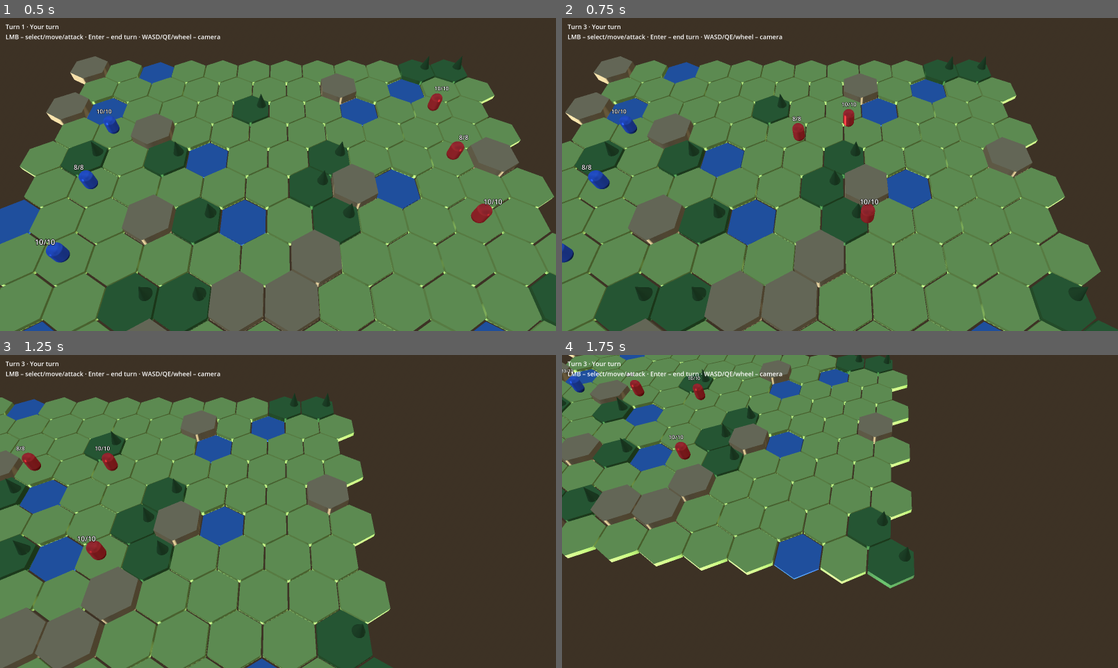
Above: before the commit, frames 1-4 (two rows, left to right).
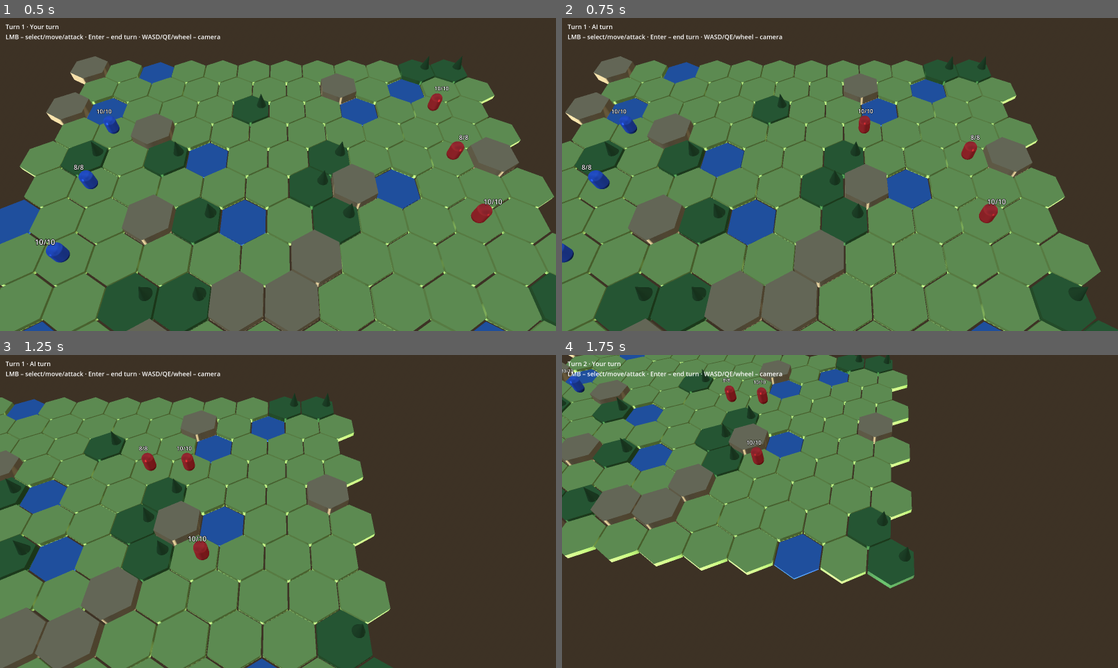
Above: after the commit, the same moments.

Repository: dawidczarczynski/eastern-flank
Game: Godot game, scene res://scenes/battle/battle.tscn
The game is run twice, just before and just after one commit, with the same random seed, the same clock (stepped at 60 frames per second) and the same inputs.
Inputs (mouse positions are in pixels of both pictures, inside the frame that each line leads up to):
- Up to frame 1 (0.5 s): no input
- Up to frame 2 (0.75 s): tap Enter at 0.5, 0.6 s; move the mouse to (962, 158) at 0.52 s; hold D from 0.53 s (still down); click (962, 158) at 0.67 s
- Up to frame 3 (1.25 s): keep holding D
- Up to frame 4 (1.75 s): move the mouse to (728, 527) at 1.27 s; release D at 1.28 s; hold S from 1.28 s (still down); tap Q at 1.35 s

Frame 1 is identical in both runs. In frame 2, 1.0% of the frame differs, in the area x 3-80%, y 2-66%; in frame 3, 1.1%, in the area x 2-38%, y 2-66%; in frame 4, 0.7%.

Commit message:
Play back events sequentially with an event queue (TASK-008)
Co-Authored-By: Claude Opus 5.5 <noreply@anthropic.com>

Diff:
--- a/src/presentation/battle_controller.gd
+++ b/src/presentation/battle_controller.gd
@@ -19,6 +19,11 @@
 var _info_label: Label
 var _hovered_hex: Variant = null  # Vector2i of the tile under the cursor, or null
 var _last_camera_transform := Transform3D()
+# Event playback: the simulation runs ahead synchronously, the view replays its events one by one.
+var _event_queue := EventQueue.new()
+var _playback_scheduled := false  # _start_burst() is deferred to the end of the frame
+var _playing := false  # an event animation is running
+var _burst_speed := 1.0  # fixed from _start_burst() until the queue drains
 
 @onready var _map_view: MapView = $MapView
 @onready var _units_root: Node3D = $Units
@@ -59,6 +64,8 @@
 	if motion != null:
 		_on_mouse_motion(motion.position)
 		return
+	if _is_playing_events():
+		return  # clicks and Enter are dropped (not buffered) while animations play
 	if _sim.state.winner != -1 or _sim.state.current_player != HUMAN_PLAYER:
 		return
 	var mouse := event as InputEventMouseButton
@@ -129,6 +136,7 @@
 		or unit == null
 		or not unit.is_alive()
 		or unit.owner_id != HUMAN_PLAYER
+		or _is_playing_events()
 		or state.current_player != HUMAN_PLAYER
 		or state.winner != -1
 	):
@@ -150,12 +158,13 @@
 		_select(clicked.id)
 	elif clicked != null and _selected_unit_id != -1:
 		_sim.execute(AttackCommand.new(_selected_unit_id, clicked.id))
-		_refresh_selection_ui()
 	elif _selected_unit_id != -1:
 		_sim.execute(MoveUnitCommand.new(_selected_unit_id, coord))
-		_refresh_selection_ui()
-
-
+	# The selection UI is refreshed when the resulting events have been played (_on_queue_drained).
+
+
+## Runs the end of the human turn and every AI turn synchronously; their events are queued in
+## _on_event and replayed afterwards as one burst.
 func _end_human_turn() -> void:
 	_sim.execute(EndTurnCommand.new())
 	while _sim.state.winner == -1 and _sim.state.current_player != HUMAN_PLAYER:
@@ -220,45 +229,85 @@
 	)
 
 
+## Events are only queued here; playback starts deferred, so everything emitted in this frame
+## (e.g. a whole AI turn) is queued before the burst speed is computed.
 func _on_event(event: Dictionary) -> void:
+	_event_queue.push(event)
+	if not _playing and not _playback_scheduled:
+		_playback_scheduled = true
+		_start_burst.call_deferred()
+
+
+func _is_playing_events() -> bool:
+	return _playing or _playback_scheduled or not _event_queue.is_empty()
+
+
+func _start_burst() -> void:
+	_playback_scheduled = false
+	_playing = true
+	_burst_speed = _event_queue.begin_burst()
+	# Highlights and the path preview describe the state before the burst – hide them meanwhile.
+	_map_view.clear_highlights()
+	_map_view.clear_path()
+	_play_next_event()
+
+
+## Plays queued events until one of them starts an animation; that animation's `finished`
+## calls this again. Instant events are handled in the loop (no recursion).
+func _play_next_event() -> void:
+	while not _event_queue.is_empty():
+		var tween := _play_event(_event_queue.pop())
+		if tween != null:
+			tween.set_speed_scale(_burst_speed)
+			tween.finished.connect(_play_next_event, CONNECT_ONE_SHOT)
+			return
+	_playing = false
+	_burst_speed = 1.0
+	_on_queue_drained()
+
+
+## Starts the animation of one event and returns its tween, or null for instant events.
+## Uses only event fields (the simulation state may already be further ahead).
+func _play_event(event: Dictionary) -> Tween:
 	match event["type"]:
 		&"unit_moved":
-			var view: UnitView = _unit_views[event["unit_id"]]
-			view.move_to(_map_view.tile_top_position(event["to"]))
+			var view: UnitView = _unit_views.get(event["unit_id"])
+			if view != null:
+				return view.move_to(_map_view.tile_top_position(event["to"]))
 		&"unit_attacked":
-			_on_unit_attacked(event)
-			_refresh_unit_info()
+			var target: UnitView = _unit_views.get(event["target_id"])
+			if target != null:
+				return target.play_hit(event["target_hp"])
 		&"unit_died":
-			_on_unit_died(event["unit_id"])
+			return _on_unit_died(event["unit_id"])
 		&"turn_ended":
 			if event["player"] == HUMAN_PLAYER:
 				_select(-1)
 		&"turn_started":
-			_update_status()
-			_refresh_selection_ui()
+			_show_turn_status(event["turn"], event["player"])
 		&"game_over":
 			_select(-1)
-			_update_status()
-
-
-func _on_unit_attacked(event: Dictionary) -> void:
-	var view: UnitView = _unit_views.get(event["target_id"])
-	if view == null:
-		return
-	var target := _sim.state.get_unit(event["target_id"])
-	var attacker_view: UnitView = _unit_views.get(event["attacker_id"])
-	var delay := attacker_view.remaining_move_time() if attacker_view != null else 0.0
-	view.play_hit(event["target_hp"], target.definition.max_hp, delay)
-
-
-func _on_unit_died(unit_id: int) -> void:
+	return null
+
+
+func _on_unit_died(unit_id: int) -> Tween:
 	if unit_id == _selected_unit_id:
 		_select(-1)
 	var view: UnitView = _unit_views.get(unit_id)
 	if view == null:
-		return
+		return null
+	# Forget the view right away: it frees itself at the end of the death tween.
 	_unit_views.erase(unit_id)
-	view.play_death()
+	return view.play_death()
+
+
+## The view has caught up with the simulation: refresh everything derived from the state.
+func _on_queue_drained() -> void:
+	var selected := _sim.state.get_unit(_selected_unit_id)
+	if selected != null and (not selected.is_alive() or not _unit_views.has(selected.id)):
+		_select(-1)
+	_update_status()
+	_refresh_selection_ui()
 
 
 func _on_command_rejected(command: Command, reason: String) -> void:
@@ -271,8 +320,13 @@
 		var result := "Victory!" if state.winner == HUMAN_PLAYER else "Defeat!"
 		_status_label.text = "%s\nTurn %d" % [result, state.turn]
 		return
-	var who := "Your turn" if state.current_player == HUMAN_PLAYER else "AI turn"
+	_show_turn_status(state.turn, state.current_player)
+
+
+## Status text for an ongoing game; called with event data during playback.
+func _show_turn_status(turn: int, player: int) -> void:
+	var who := "Your turn" if player == HUMAN_PLAYER else "AI turn"
 	_status_label.text = (
 		"Turn %d · %s\nLMB – select/move/attack · Enter – end turn · WASD/QE/wheel – camera"
-		% [state.turn, who]
+		% [turn, who]
 	)
--- /dev/null
+++ b/src/presentation/event_queue.gd
@@ -0,0 +1,59 @@
+class_name EventQueue
+extends RefCounted
+## Pure FIFO of simulation events waiting to be animated by the view. It knows how long each
+## event type takes to play and computes the playback speed for a burst, so that a long burst
+## (e.g. a whole AI turn) never takes noticeably longer than MAX_BURST_SECONDS. No nodes/tweens.
+
+## Upper bound for the playback time of one burst at its computed speed, in seconds.
+const MAX_BURST_SECONDS := 3.0
+const MOVE_DURATION := 0.25
+const ATTACK_DURATION := 0.25
+const DEATH_DURATION := 0.4
+
+var _events: Array[Dictionary] = []
+
+
+func push(event: Dictionary) -> void:
+	_events.append(event)
+
+
+## Removes and returns the oldest event, or `{}` when the queue is empty.
+func pop() -> Dictionary:
+	if _events.is_empty():
+		return {}
+	return _events.pop_front()
+
+
+func is_empty() -> bool:
+	return _events.is_empty()
+
+
+func size() -> int:
+	return _events.size()
+
+
+## Animation time of an event at speed 1.0; events without an animation take 0.0.
+static func base_duration(event: Dictionary) -> float:
+	match event.get("type", &""):
+		&"unit_moved":
+			return MOVE_DURATION
+		&"unit_attacked":
+			return ATTACK_DURATION
+		&"unit_died":
+			return DEATH_DURATION
+		_:
+			return 0.0
+
+
+## Sum of base_duration() over all queued events.
+func pending_duration() -> float:
+	var total := 0.0
+	for event in _events:
+		total += base_duration(event)
+	return total
+
+
+## Playback speed for the burst about to play (the currently queued events). The caller keeps
+## it fixed until the queue is empty again. Never below 1.0.
+func begin_burst() -> float:
+	return maxf(1.0, pending_duration() / MAX_BURST_SECONDS)
--- a/src/presentation/unit_view.gd
+++ b/src/presentation/unit_view.gd
@@ -3,11 +3,13 @@
 ## Visual representation of a unit. Holds no game state – only unit_id and appearance.
 
 const PLAYER_COLORS: Array[Color] = [Color(0.2, 0.4, 0.9), Color(0.85, 0.2, 0.2)]
-const MOVE_DURATION := 0.25
-const HIT_DURATION := 0.25
+## Durations match EventQueue.base_duration() so the burst speed estimate stays accurate.
+const MOVE_DURATION := EventQueue.MOVE_DURATION
+const HIT_DURATION := EventQueue.ATTACK_DURATION
 const HIT_SHAKE := 0.12
 const HIT_FLASH_COLOR := Color(1.0, 1.0, 1.0)
-const DIE_DURATION := 0.3
+const DIE_DARKEN_DURATION := 0.1
+const DIE_DURATION := EventQueue.DEATH_DURATION - DIE_DARKEN_DURATION
 const HP_LABEL_HEIGHT := 1.25
 
 var unit_id: int
@@ -19,7 +21,7 @@
 var _move_tween: Tween
 var _move_target: Vector3
 var _hit_tween: Tween
-var _hit_delay := 0.0
+var _max_hp := 0
 var _dying := false
 
 
@@ -51,16 +53,19 @@
 	_hp_label.outline_modulate = Color(0.0, 0.0, 0.0)
 	_hp_label.position.y = HP_LABEL_HEIGHT
 	add_child(_hp_label)
-	set_hp(unit.hp, unit.definition.max_hp)
+	_max_hp = unit.definition.max_hp
+	set_hp(unit.hp)
 
 
-func set_hp(hp: int, max_hp: int) -> void:
-	_hp_label.text = "%d/%d" % [hp, max_hp]
+func set_hp(hp: int) -> void:
+	_hp_label.text = "%d/%d" % [hp, _max_hp]
 
 
-func move_to(world_position: Vector3) -> void:
+## Slides the unit to `world_position`. Returns the tween (the caller may scale its speed and
+## wait for `finished`), or null when nothing is animated.
+func move_to(world_position: Vector3) -> Tween:
 	if _dying:
-		return
+		return null
 	if _move_tween != null and _move_tween.is_valid():
 		_move_tween.kill()
 	_move_target = world_position
@@ -68,52 +73,48 @@
 	_move_tween.tween_property(self, "position", world_position, MOVE_DURATION).set_trans(
 		Tween.TRANS_SINE
 	)
-
-
-## Seconds until the current move animation finishes (0 when not moving).
-func remaining_move_time() -> float:
-	if _move_tween == null or not _move_tween.is_running():
-		return 0.0
-	return maxf(0.0, MOVE_DURATION - _move_tween.get_total_elapsed_time())
+	return _move_tween
 
 
 ## Short "got hit" reaction: sideways shake of the body plus a white flash, then the new HP.
-## `delay` lets the attacker finish its move first (AI turns emit all events in one frame).
-func play_hit(hp: int, max_hp: int, delay := 0.0) -> void:
+## Returns the tween, or null when nothing is animated.
+func play_hit(hp: int) -> Tween:
 	if _dying:
-		return
+		return null
 	if _hit_tween != null and _hit_tween.is_valid():
 		_hit_tween.kill()
 	_body.position.x = 0.0
 	_material.albedo_color = _base_color
-	_hit_delay = delay
 	var step := HIT_DURATION / 4.0
+	set_hp(hp)
 	_hit_tween = create_tween()
-	_hit_tween.tween_interval(delay)
-	_hit_tween.tween_callback(set_hp.bind(hp, max_hp))
 	_hit_tween.tween_property(_body, "position:x", HIT_SHAKE, step)
 	_hit_tween.parallel().tween_property(_material, "albedo_color", HIT_FLASH_COLOR, step)
 	_hit_tween.tween_property(_body, "position:x", -HIT_SHAKE, step * 2.0)
 	_hit_tween.parallel().tween_property(_material, "albedo_color", _base_color, step * 3.0)
 	_hit_tween.tween_property(_body, "position:x", 0.0, step)
+	return _hit_tween
 
 
-## Death animation: lets the hit reaction finish, then shrinks the unit and frees the node.
-## Safe to call while other tweens are pending – they are bound to this node and die with it.
-func play_death() -> void:
+## Death animation: darkens and shrinks the unit, then frees the node (queue_free is deferred,
+## so the returned tween still emits `finished`). Returns null if the unit is already dying.
+func play_death() -> Tween:
 	if _dying:
-		return
+		return null
 	_dying = true
 	if _move_tween != null and _move_tween.is_valid():
 		# Defensive: a unit may die while its move tween is still running – snap to its target.
 		_move_tween.kill()
 		position = _move_target
+	if _hit_tween != null and _hit_tween.is_valid():
+		_hit_tween.kill()
+		_body.position.x = 0.0
 	var tween := create_tween()
-	tween.tween_interval(_hit_delay + HIT_DURATION)
-	tween.tween_property(_material, "albedo_color", _base_color.darkened(0.6), 0.1)
+	tween.tween_property(_material, "albedo_color", _base_color.darkened(0.6), DIE_DARKEN_DURATION)
 	var shrink := tween.tween_property(self, "scale", Vector3.ONE * 0.01, DIE_DURATION)
 	shrink.set_trans(Tween.TRANS_BACK).set_ease(Tween.EASE_IN)
 	tween.tween_callback(queue_free)
+	return tween
 
 
 func set_selected(selected: bool) -> void:
--- /dev/null
+++ b/tests/unit/test_event_queue.gd
@@ -0,0 +1,54 @@
+extends TestCase
+
+const TOLERANCE := 0.0001
+
+
+func _queue_of(types: Array[StringName]) -> EventQueue:
+	var queue := EventQueue.new()
+	for type in types:
+		queue.push({"type": type})
+	return queue
+
+
+func _repeat(type: StringName, count: int) -> Array[StringName]:
+	var types: Array[StringName] = []
+	for i in count:
+		types.append(type)
+	return types
+
+
+func test_pop_returns_events_in_fifo_order_then_empty() -> void:
+	var queue := _queue_of([&"unit_moved", &"unit_attacked", &"unit_died"])
+	assert_eq(queue.size(), 3)
+	assert_eq(queue.pop()["type"], &"unit_moved")
+	assert_eq(queue.pop()["type"], &"unit_attacked")
+	assert_eq(queue.pop()["type"], &"unit_died")
+	assert_true(queue.is_empty())
+	assert_eq(queue.pop(), {})
+
+
+func test_pending_duration_sums_base_durations() -> void:
+	var queue := _queue_of([&"unit_moved", &"unit_attacked", &"unit_died", &"turn_started"])
+	assert_true(
+		absf(queue.pending_duration() - 0.9) < TOLERANCE, "got %f" % queue.pending_duration()
+	)
+
+
+func test_burst_of_three_seconds_plays_at_normal_speed() -> void:
+	var queue := _queue_of(_repeat(&"unit_moved", 12))
+	assert_true(absf(queue.begin_burst() - 1.0) < TOLERANCE)
+
+
+func test_burst_of_six_seconds_plays_at_double_speed() -> void:
+	var queue := _queue_of(_repeat(&"unit_moved", 24))
+	assert_true(absf(queue.begin_burst() - 2.0) < TOLERANCE)
+
+
+func test_empty_queue_burst_speed_is_one() -> void:
+	assert_eq(EventQueue.new().begin_burst(), 1.0)
+
+
+func test_turn_events_have_no_duration() -> void:
+	var queue := _queue_of([&"turn_ended", &"turn_started"])
+	assert_eq(queue.pending_duration(), 0.0)
+	assert_eq(queue.begin_burst(), 1.0)
Not shown, added: src/presentation/event_queue.gd.uid
Not shown, added: tests/unit/test_event_queue.gd.uid
Not shown, changed: docs/tasks/BACKLOG.md
Not shown, changed: docs/tasks/TASK-008-event-animation-queue.md
